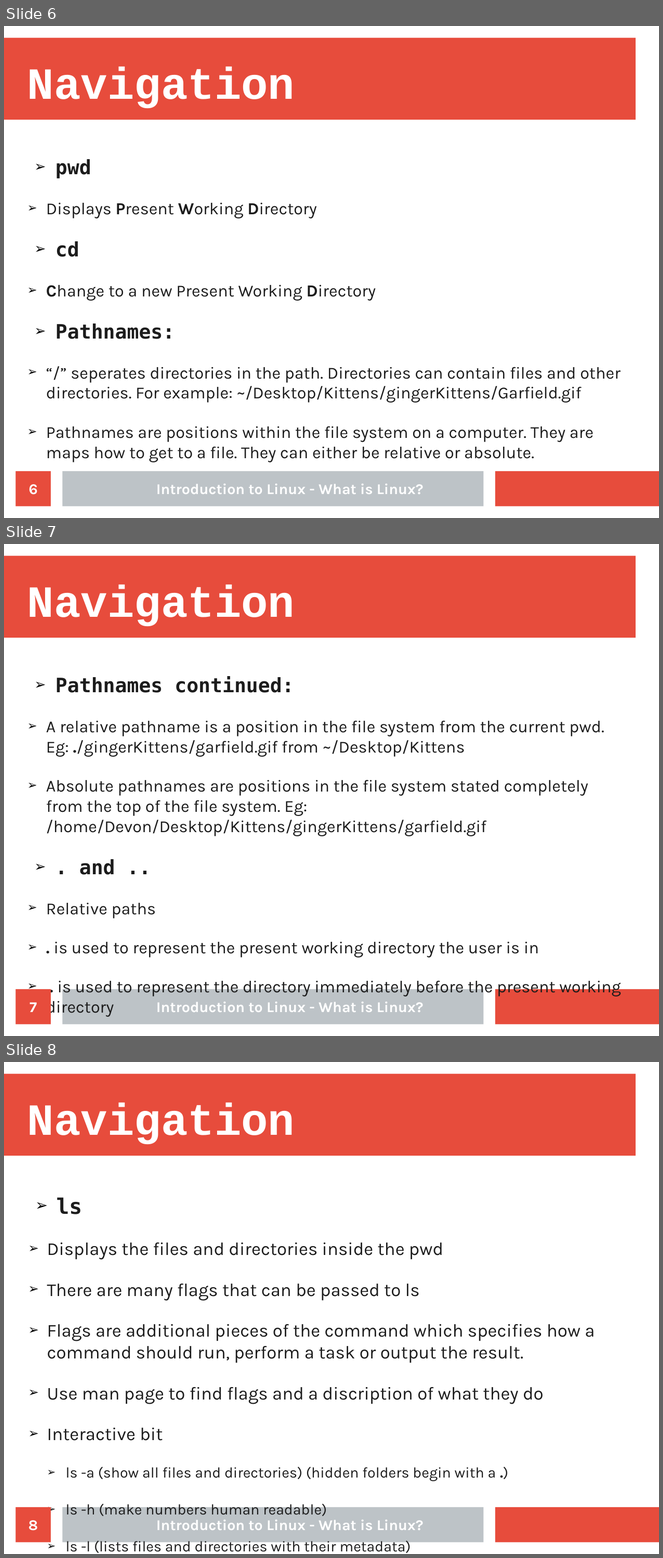
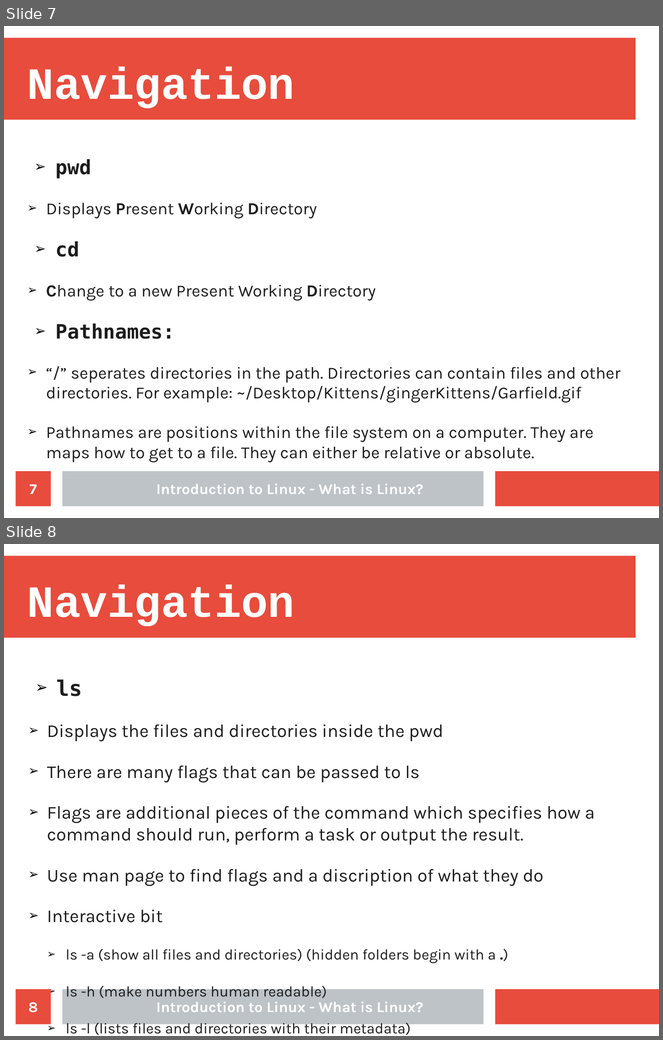
Before and after one commit to Nhlakanipho-Biyela/Intro_To_Linux_Course, a slide deck: Lecture_Slides/Lecture_3/ITL_Lecture_3_Basic_Commands.odp. Shown one above the other, each under a label of ours: slides 6, 7 and 8 before the commit, slides 7 and 8 after it. The pictures are 663x1558 and 663x1040 pixels, drawn with LibreOffice and Linux fonts; fonts in the diff are those of the drawing; background and template pictures are left out. Boxes give left, top, right and bottom in pixels: in the first picture for what was removed or moved away, otherwise in the second. Text is boxed around its words. In the diff, an @@ line names an element or a change of style, - is before the commit and + after.

Commit message:
Commit basic commands lecture after first half of lecture has been covered

```diff
--- a/Lecture_Slides/Lecture_3/ITL_Lecture_3_Basic_Commands.odp
+++ b/Lecture_Slides/Lecture_3/ITL_Lecture_3_Basic_Commands.odp
@@ slide 7 removed at box(4, 544, 659, 1036), background #FFFFFF; not listed: 3 template elements that a slide beside it also shows @@
@@ title removed at box(27, 585, 295, 626) @@
-Navigation
@@ text removed at box(46, 677, 621, 1017) @@
-➢ Pathnames continued:
-  ➢ A relative pathname is a position in the file system from the current pwd. Eg: ./gingerKittens/garfield.gif from ~/Desktop/Kittens
-  ➢ Absolute pathnames are positions in the file system stated completely from the top of the file system. Eg: /home/Devon/Desktop/Kittens/gingerKittens/garfield.gif
-➢ . and ..
-  ➢ Relative paths
-  ➢ . is used to represent the present working directory the user is in
-  ➢ .. is used to represent the directory immediately before the present working directory
@@ page number removed at box(16, 989, 51, 1024) @@
-7
@@ text removed at box(156, 1002, 424, 1012) @@
-Introduction to Linux - What is Linux?
@@ what was slide 6 is now slide 7 @@
@@ page number at box(29, 484, 37, 494): text changed @@
-6
+7
```
